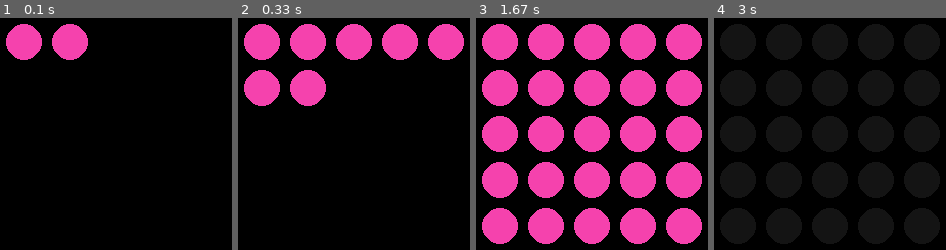
Above: before the commit, frames 1-4 (left to right).
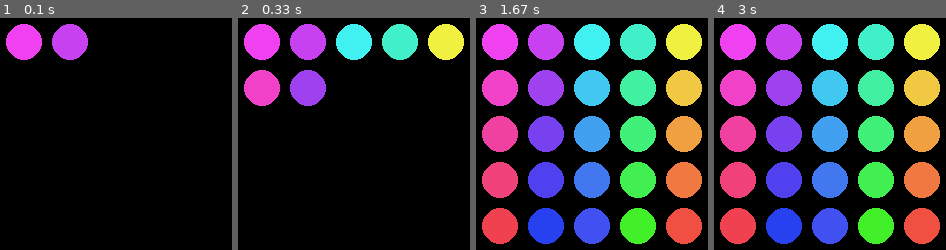
Above: after the commit, the same moments.

Repository: alvansga/my-py-game
Game: pygame game, started from patternity.py
Two runs of this game, one before a commit and one after it. Both use one fixed random seed, a clock stepped at 60 frames per second and the inputs below.
Inputs:
- Up to frame 1 (0.1 s): no input
- Up to frame 2 (0.33 s): no input
- Up to frame 3 (1.67 s): no input
- Up to frame 4 (3 s): no input

The runs differ from the first frame. In frame 1, 3.7% of the frame differs, in the area x 2-38%, y 2-19%; in frame 2, 13%; in frame 3, 45%; in frame 4, 46%, in the area x 2-98%, y 2-98%.

Commit message:
animasi bnayk warna

Diff:
--- a/patternity.py
+++ b/patternity.py
@@ -38,9 +38,37 @@
 ABU2_1      = ( 20, 20, 20)
 
 # gradasi nyala LAMPU
-LINE11   = (240, 65, 65)
-LINE12   = (245, 66, 173)
+GRADMERAH1   = (240, 65, 240)
+GRADMERAH2   = (240, 65, 200)
+GRADMERAH3   = (240, 65, 160)
+GRADMERAH4   = (240, 65, 120)
+GRADMERAH5   = (240, 65,  80)
+GRADBIRU1    = (200, 65,  240)
+GRADBIRU2    = (160, 65,  240)
+GRADBIRU3    = (120, 65,  240)
+GRADBIRU4    = (80, 65,  240)
+GRADBIRU5    = (40, 65,  240)
+GRADHIJAU1    = (65, 240,  240)
+GRADHIJAU2    = (65, 200,  240)
+GRADHIJAU3    = (65, 160,  240)
+GRADHIJAU4    = (65, 120,  240)
+GRADHIJAU5    = (65, 80,  240)
+GRADTOSCA1    = (65, 240,  200)
+GRADTOSCA2    = (65, 240,  160)
+GRADTOSCA3    = (65, 240,  120)
+GRADTOSCA4    = (65, 240,  80)
+GRADTOSCA5    = (65, 240,  40)
+GRADKUNING1   = (240,240, 65)
+GRADKUNING2   = (240,200, 65)
+GRADKUNING3   = (240,160, 65)
+GRADKUNING4   = (240,120, 65)
+GRADKUNING5   = (240,80, 65)
 
+urutanwarna = [[GRADMERAH1,GRADMERAH2,GRADMERAH3,GRADMERAH4,GRADMERAH5],
+               [GRADBIRU1,GRADBIRU2,GRADBIRU3,GRADBIRU4,GRADBIRU5],
+               [GRADHIJAU1,GRADHIJAU2,GRADHIJAU3,GRADHIJAU4,GRADHIJAU5],
+               [GRADTOSCA1,GRADTOSCA2,GRADTOSCA3,GRADTOSCA4,GRADTOSCA5],
+               [GRADKUNING1,GRADKUNING2,GRADKUNING3,GRADKUNING4,GRADKUNING5]]
 
 NYALA,MATI = 1,0
 
@@ -69,7 +97,7 @@
     while True:
         mouseklik = False
         mouserelease = False
-        refreshlampu()
+        # refreshlampu()
         for event in pygame.event.get():
             if event.type == QUIT or (event.type == KEYUP and event.key == K_ESCAPE):
                 pygame.quit()
@@ -105,7 +133,7 @@
 def buatlampu(nyala,boxx,boxy):
     left,top = lefttopkoordinatbox(boxx,boxy)
     if nyala == 1:
-        pygame.draw.circle(DISPLAYSURF,LINE12,(left+LAMPRADIUS+2,top+LAMPRADIUS+2),LAMPRADIUS)
+        pygame.draw.circle(DISPLAYSURF,urutanwarna[boxx][boxy],(left+LAMPRADIUS+2,top+LAMPRADIUS+2),LAMPRADIUS)
         # pygame.draw.circle(DISPLAYSURF,LINE12,(left+LAMPRADIUS,top+LAMPRADIUS),LAMPRADIUS)
     else:
         pygame.draw.circle(DISPLAYSURF,ABU2_1,(left+LAMPRADIUS+2,top+LAMPRADIUS+2),LAMPRADIUS)
